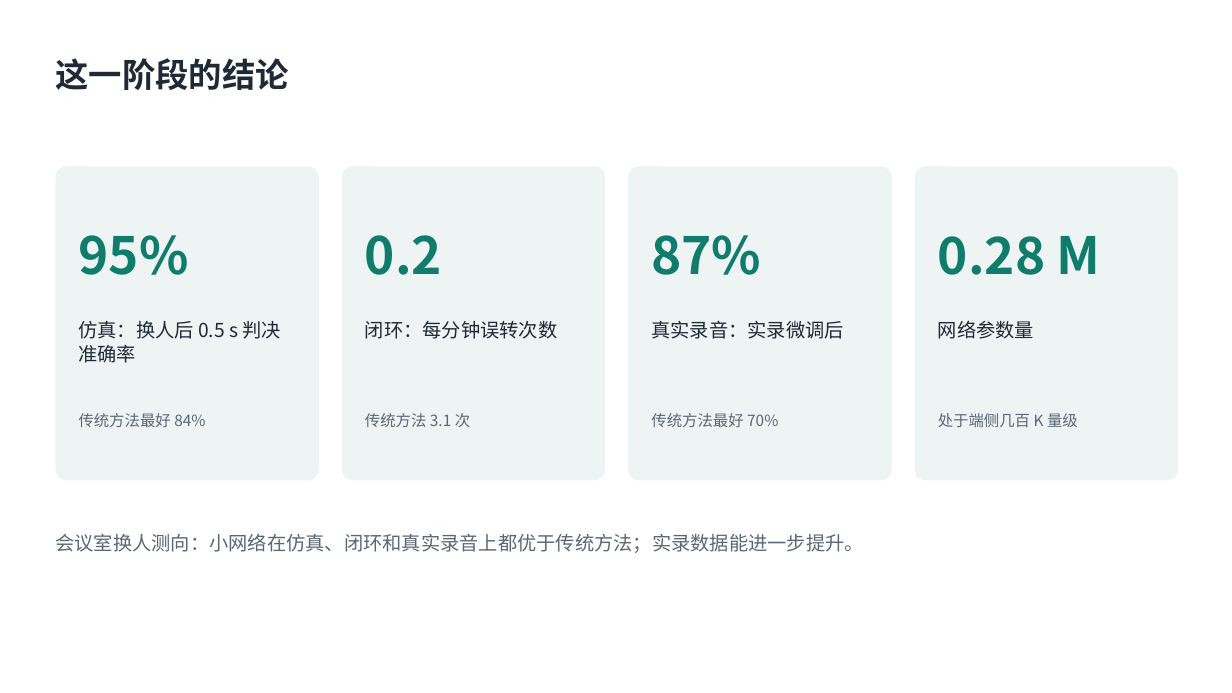
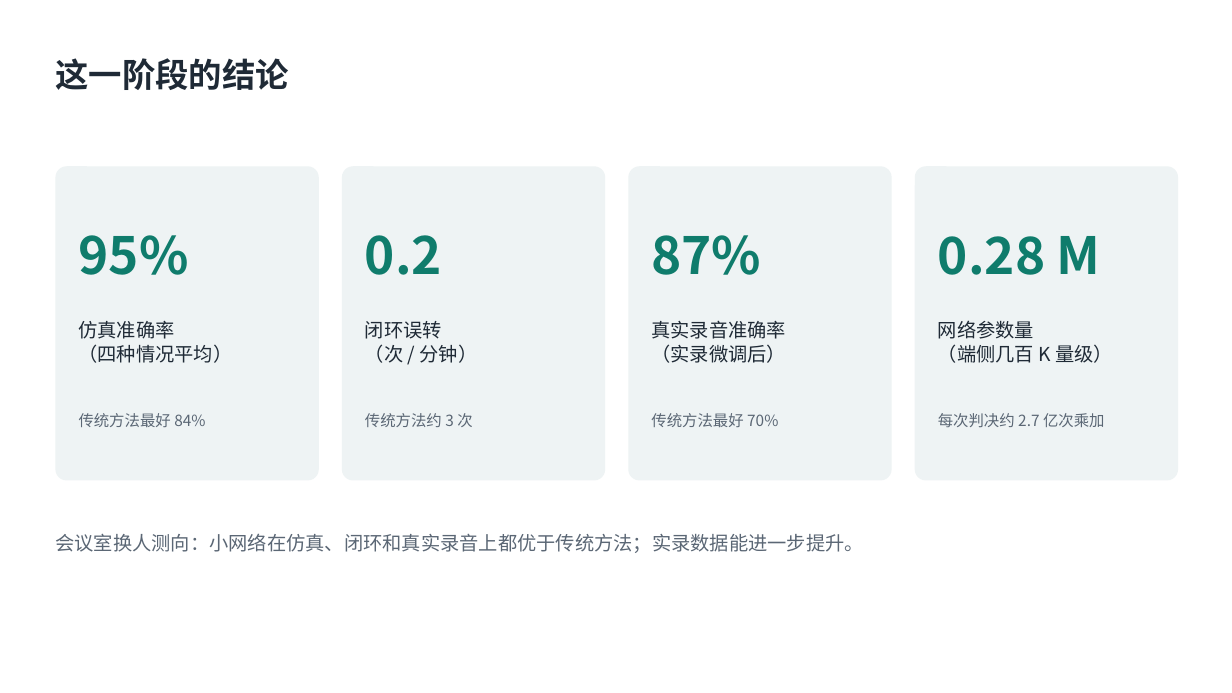
Before and after one commit to ZeroFoxxi/ssl-scene1, a slide deck: slide 2 of 01_场景一_摄像头声源定位/方案选型/场景一阶段汇报_会议室声源定位.pptx. Drawn at 1232x693 pixels with LibreOffice and Linux fonts; fonts in the diff are those of the drawing. Boxes give left, top, right and bottom in pixels: in the first picture for what was removed or moved away, otherwise in the second. Text is boxed around its words. In the diff, an @@ line names an element or a change of style, - is before the commit and + after.

```diff
--- a/01_场景一_摄像头声源定位/方案选型/场景一阶段汇报_会议室声源定位.pptx
+++ b/01_场景一_摄像头声源定位/方案选型/场景一阶段汇报_会议室声源定位.pptx
@@ text at bbox=[79, 321, 233, 363]: text changed @@
-仿真：换人后 0.5 s 判决准确率
+仿真准确率
+（四种情况平均）
@@ text at bbox=[365, 321, 478, 363]: text changed @@
-闭环：每分钟误转次数
+闭环误转
+（次 / 分钟）
@@ text at bbox=[651, 320, 786, 363]: text changed @@
-真实录音：实录微调后
+真实录音准确率
+（实录微调后）
@@ text at bbox=[938, 344, 1113, 363]: paragraph added @@
+（端侧几百 K 量级）
@@ text at bbox=[365, 413, 472, 427]: text changed @@
-传统方法 3.1 次
+传统方法约 3 次
@@ text at bbox=[938, 413, 1105, 427]: text changed @@
-处于端侧几百 K 量级
+每次判决约 2.7 亿次乘加
```
Also in this commit, not shown: 6 other slides changed, 7 other files.
